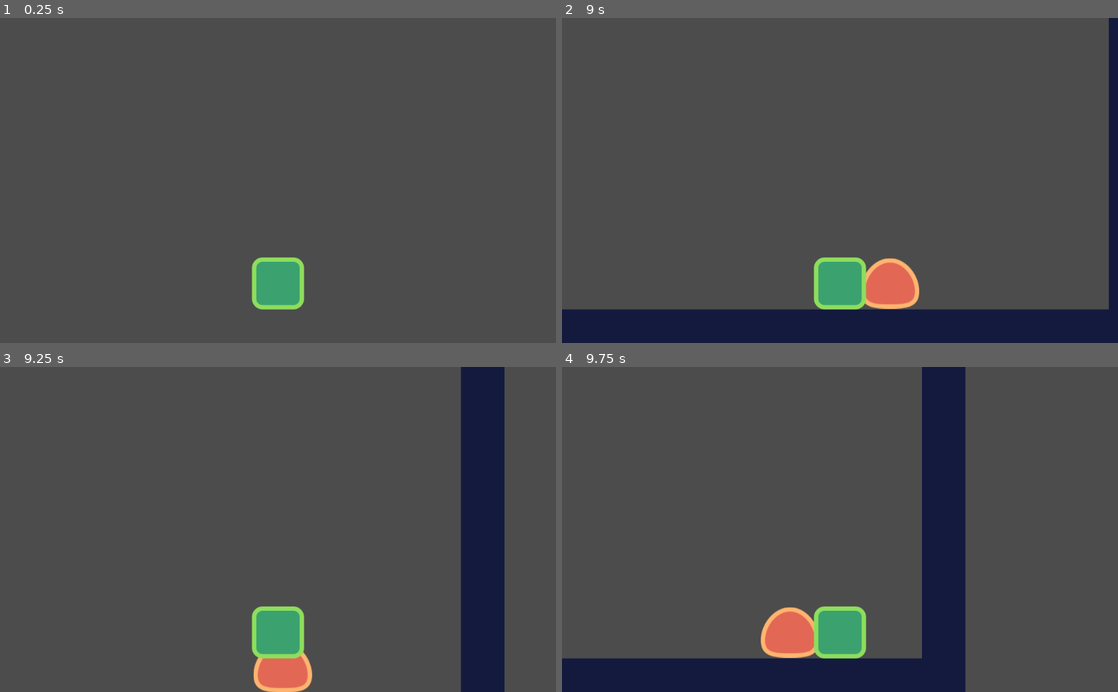
Above: before the commit, frames 1-4 (two rows, left to right).
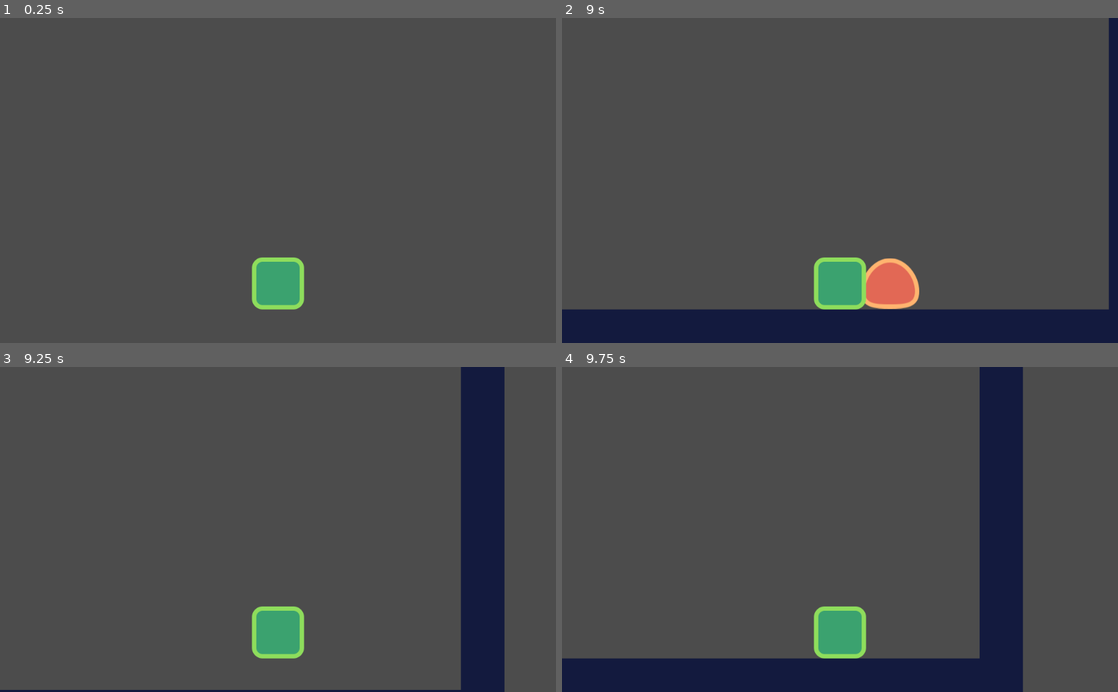
Above: after the commit, the same moments.

Repository: karliesanders/Platformer2
Game: Godot game, scene res://src/LevelTemp.tscn
Same seed, same stepped clock (60 frames per second), same inputs: the game is played once before the commit and once after it. This scene is started directly instead of the project's main scene.
Inputs:
- Up to frame 1 (0.25 s): no input
- Up to frame 2 (9 s): hold Right (move_right) 0.53-2.03 s; tap Up (jump) at 0.77, 1.52, 3.02, 3.77, 4.52, 6.02, 6.77, 7.52 s; hold Left (move_left) 2.03-2.78 s; tap Enter at 2.75 s; hold Right (move_right) 2.78-4.28 s; hold Left (move_left) 4.28-5.03 s; hold Right (move_right) 5.03-5.78 s; hold Left (move_left) 5.78-7.28 s; hold Right (move_right) from 7.28 s (still down); tap Space at 8.75 s
- Up to frame 3 (9.25 s): keep holding Right (move_right); tap Up (jump) at 9.02 s
- Up to frame 4 (9.75 s): release Right (move_right) at 9.53 s; hold Left (move_left) from 9.53 s (still down)

Frames 1-2 are identical in both runs. In frame 3, 1.5% of the frame differs, in the area x 0-83%, y 87-100%; in frame 4, 16%, in the area x 35-83%, y 0-100%.

Commit message:
can kill enemy, not exactly perfect

Diff:
--- a/src/Actors/Enemy.gd
+++ b/src/Actors/Enemy.gd
@@ -5,6 +5,13 @@
 	set_physics_process(false)
 	_velocity.x = -speed.x
 
+
+func _on_StompDetc_body_entered(body: PhysicsBody2D) -> void:
+	if body.global_position.y > get_node("StompDetc").global_position.y:
+		return
+	get_node("CollisionShape2D").disabled = true
+	queue_free()
+
 func _physics_process(delta: float) -> void:
 	_velocity.y += gravity * delta
 	if is_on_wall():
--- a/src/Actors/Enemy.tscn
+++ b/src/Actors/Enemy.tscn
@@ -37,3 +37,4 @@
 modulate = Color( 0.196078, 0.121569, 0.709804, 1 )
 position = Vector2( 0, -13 )
 shape = SubResource( 2 )
+[connection signal="body_entered" from="StompDetc" to="." method="_on_StompDetc_body_entered"]
